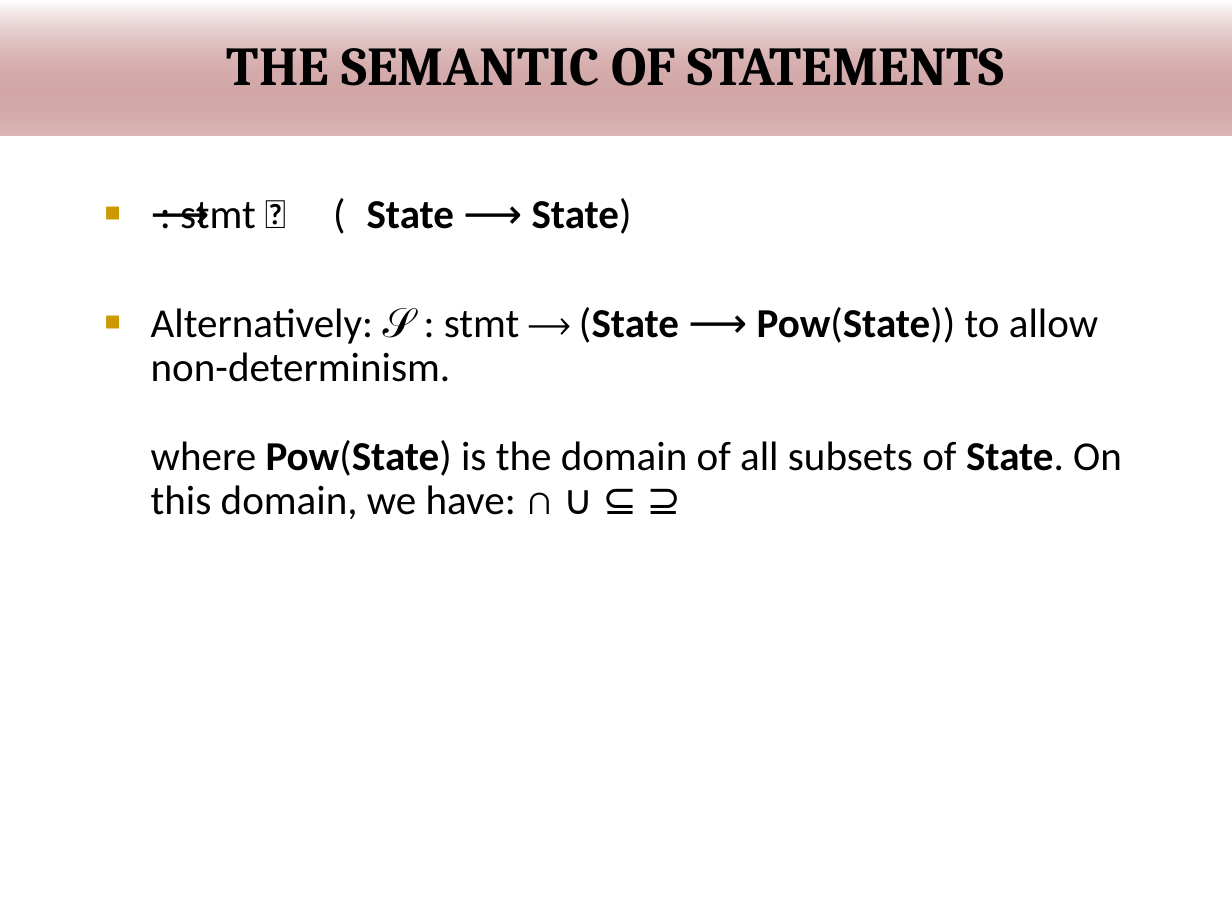
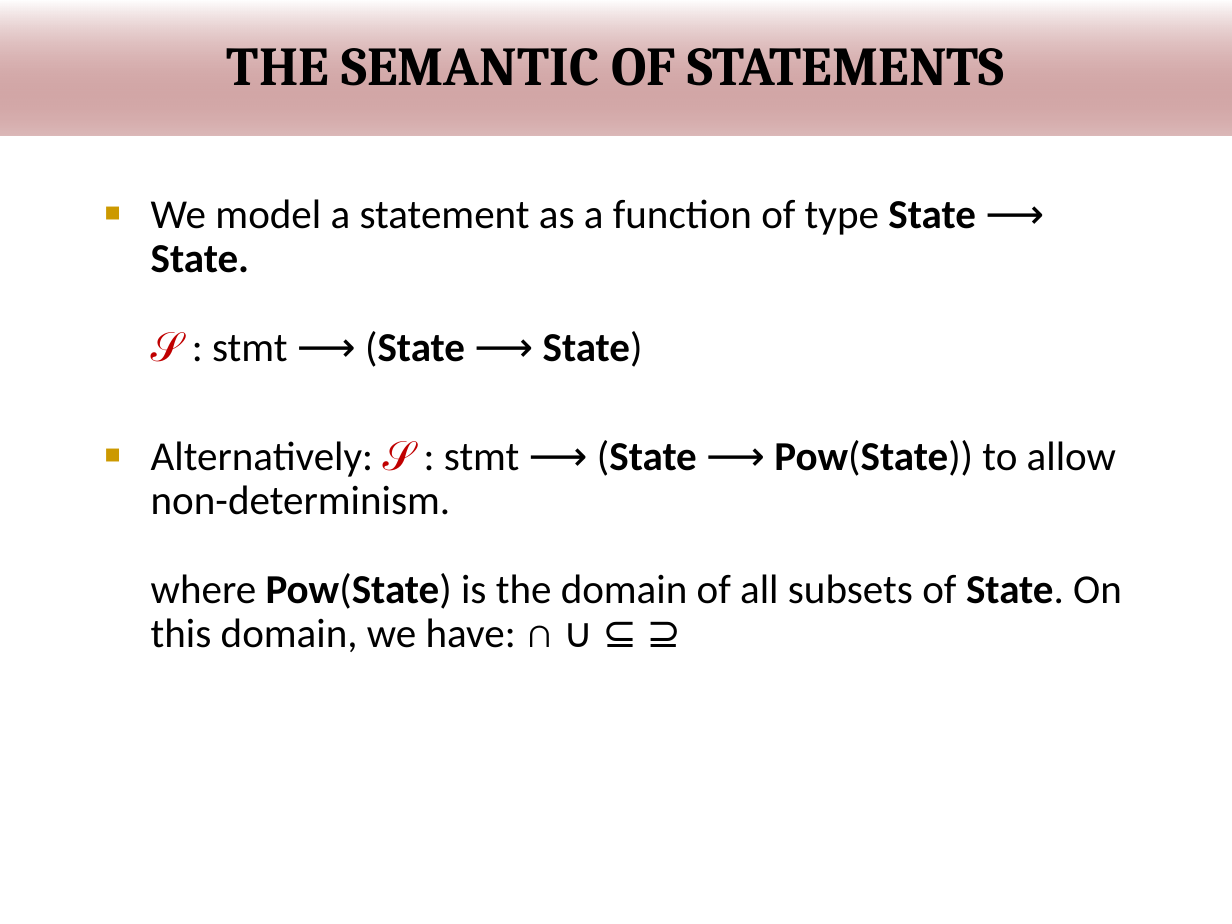
Before and after one commit to wooshrow/infopv, a slide deck: slide 34 of slides/PV_hoare.pptx (slide 32 before the commit). Drawn at 1232x924 pixels with LibreOffice and Linux fonts; fonts in the diff are those of the drawing; background and template pictures are left out. Boxes give left, top, right and bottom in pixels: in the first picture for what was removed or moved away, otherwise in the second. Text is boxed around its words. In the diff, an @@ line names an element or a change of style, - is before the commit and + after.

```diff
--- a/slides/PV_hoare.pptx
+++ b/slides/PV_hoare.pptx
@@ text at bbox=[151, 199, 976, 367]: text changed @@
-■ 𝒮 : stmt ⟶ (State ⟶ State)
+■ We model a statement as a function of type State ⟶ State.
+  𝒮 : stmt ⟶ (State ⟶ State)
@@ text at bbox=[151, 440, 1122, 652]: text colour #000000 to #C00000 in "𝒮" @@
```
Also in this commit, not shown: 10 other slides changed, 3 slides added, 2 other files.
